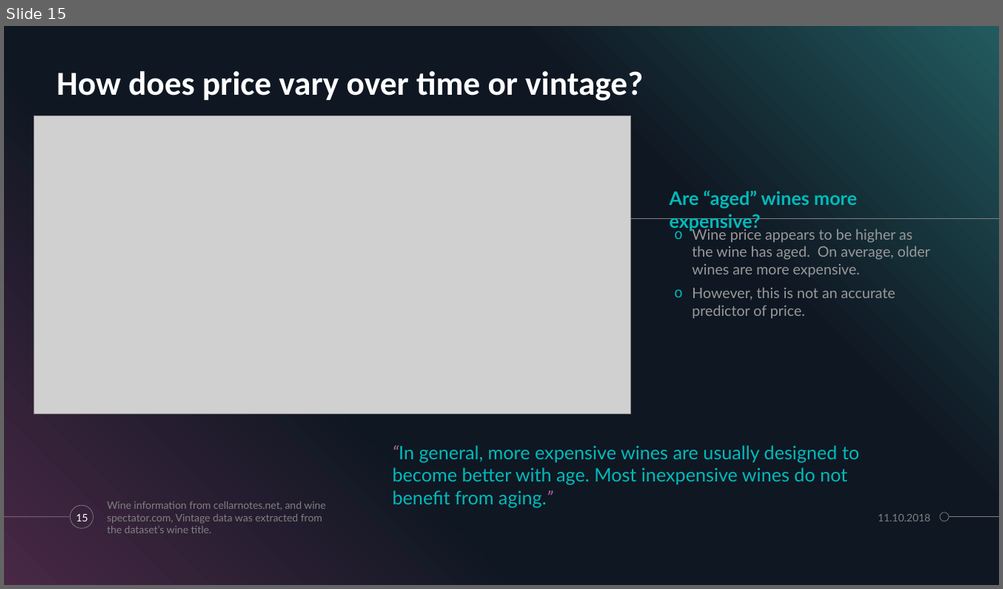
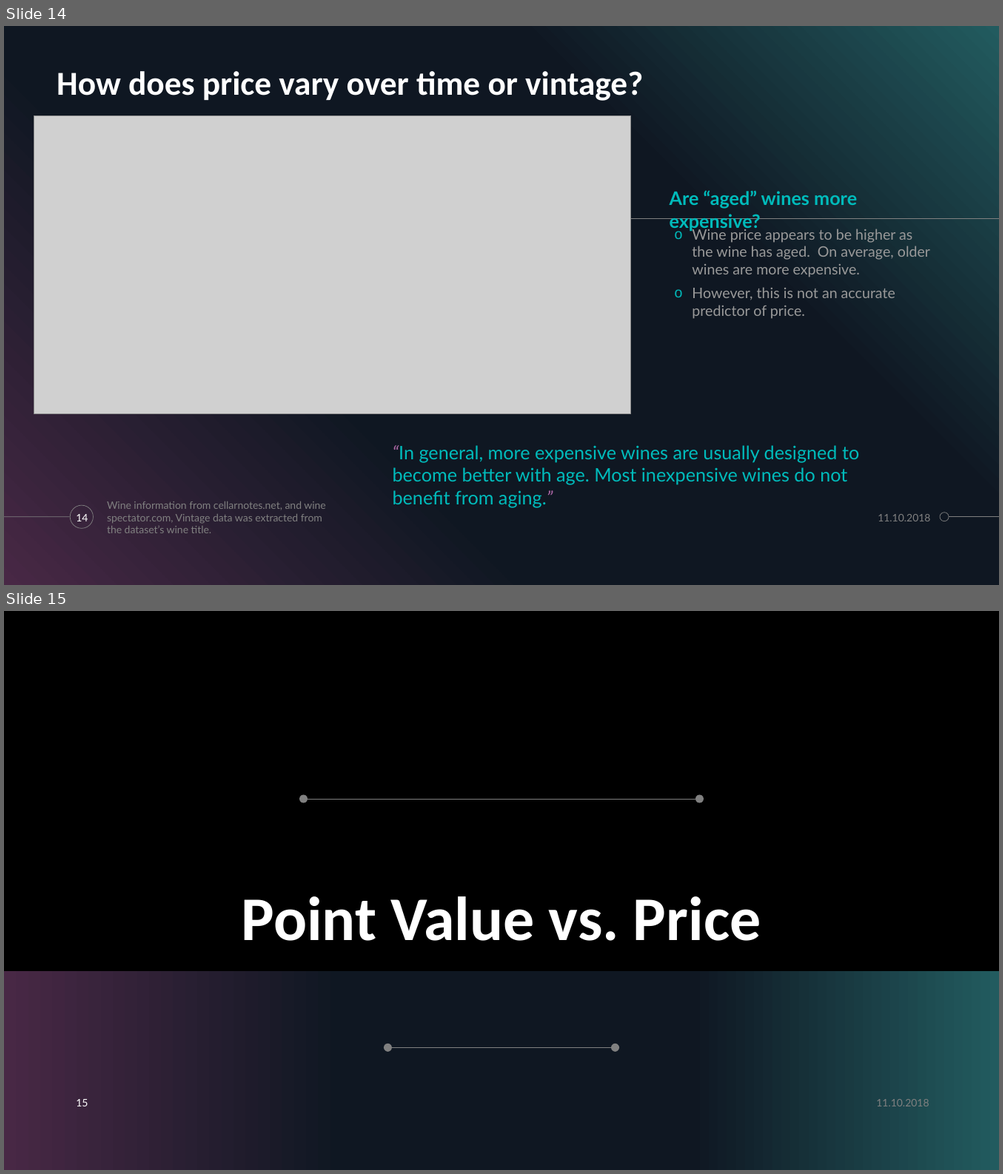
Before and after one commit to madengr00/PourTaste, a slide deck: Output/pourtaste_3.pptx. Shown one above the other, each under a label of ours: slide 15 before the commit, slides 14 and 15 after it. The pictures are 1003x589 and 1003x1174 pixels, drawn with LibreOffice and Linux fonts; fonts in the diff are those of the drawing; grey boxes stand for pictures; background and template pictures are left out. Boxes give left, top, right and bottom in pixels: in the first picture for what was removed or moved away, otherwise in the second. Text is boxed around its words. In the diff, an @@ line names an element or a change of style, - is before the commit and + after.

```diff
--- a/Output/pourtaste_3.pptx
+++ b/Output/pourtaste_3.pptx
@@ slide 15 added at <box>4,611,999,1170</box>, background #000000; not listed: 4 template elements that a slide beside it also shows @@
@@ ellipse added at <box>299,795,307,803</box>, fill #808080 @@
@@ line added from (303, 799) to (697, 799), #808080 1 pt @@
@@ ellipse added at <box>696,795,704,803</box>, fill #808080 @@
@@ title added at <box>242,897,760,941</box>, 60 pt, text #FFFFFF, bold @@
+Point Value vs. Price
@@ rectangle added at <box>4,971,999,1170</box>, fill gradient #482845 to #0F1722 to #225B5F @@
@@ ellipse added at <box>384,1044,392,1052</box>, fill #808080 @@
@@ line added from (386, 1048) to (612, 1048), #808080 1 pt @@
@@ ellipse added at <box>611,1044,619,1052</box>, fill #808080 @@
@@ page number added at <box>76,1099,88,1107</box>, 10 pt, text #FFFFFF @@
+15
@@ text added at <box>876,1099,928,1107</box>, 10 pt, text #808080 @@
+11.10.2018
@@ what was slide 15 is now slide 14 @@
@@ page number at <box>76,514,88,522</box>: text changed @@
-15
+14
```
Also in this commit, not shown: 18 slides changed, 1 other slide added, 1 slide removed, 2 other files.
